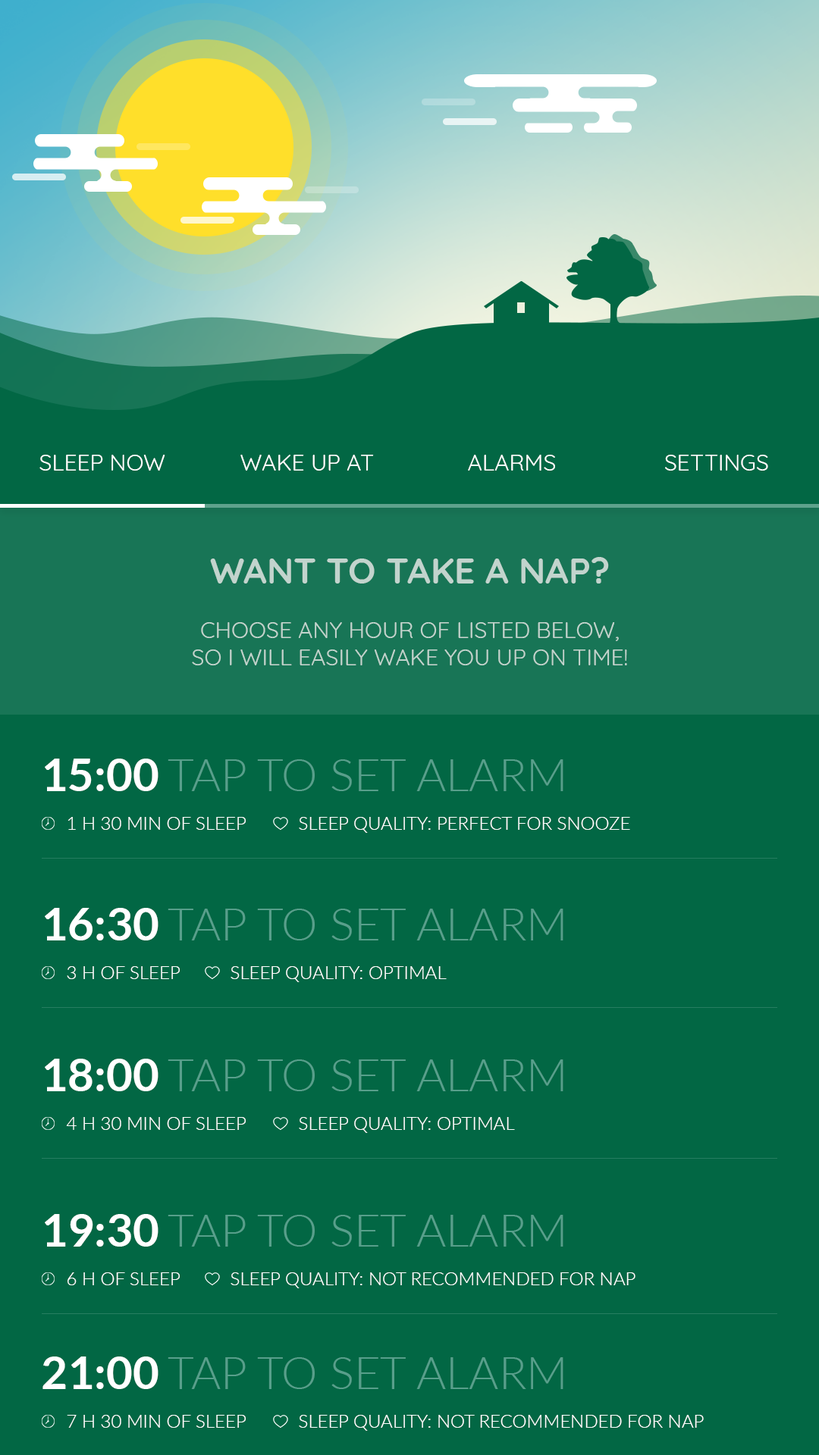
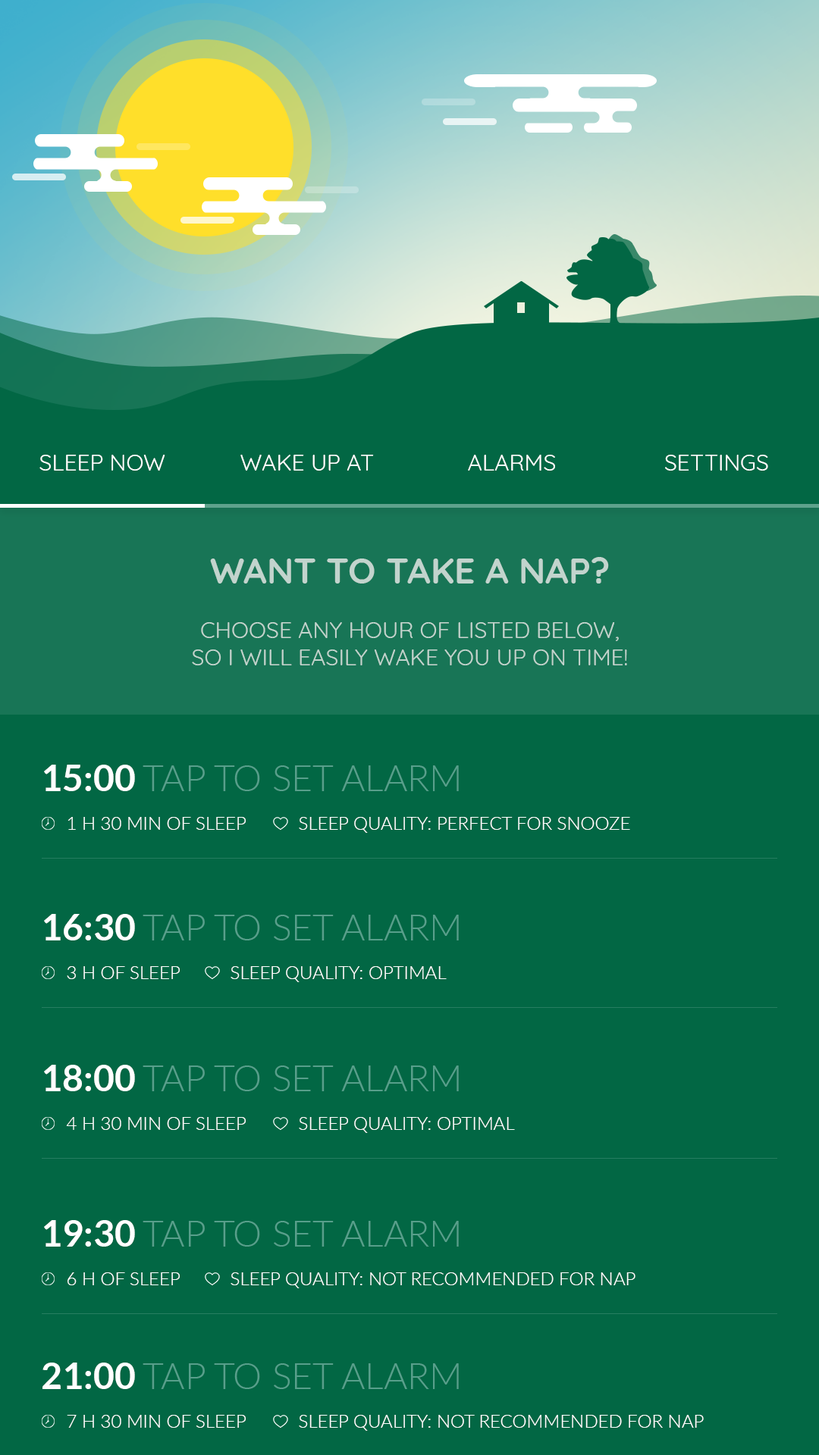
Revision of a layered 819x1455 image; what changed, layer by layer:
painted on "15:00 TAP TO SET ALARM" over [43, 758, 564, 792]
painted on "16:30 TAP TO SET ALARM" over [43, 908, 564, 941]
painted on "18:00 TAP TO SET ALARM" over [43, 1058, 564, 1092]
painted on "19:30 TAP TO SET ALARM" over [43, 1214, 564, 1247]
painted on "21:00 TAP TO SET ALARM" over [42, 1356, 564, 1390]
